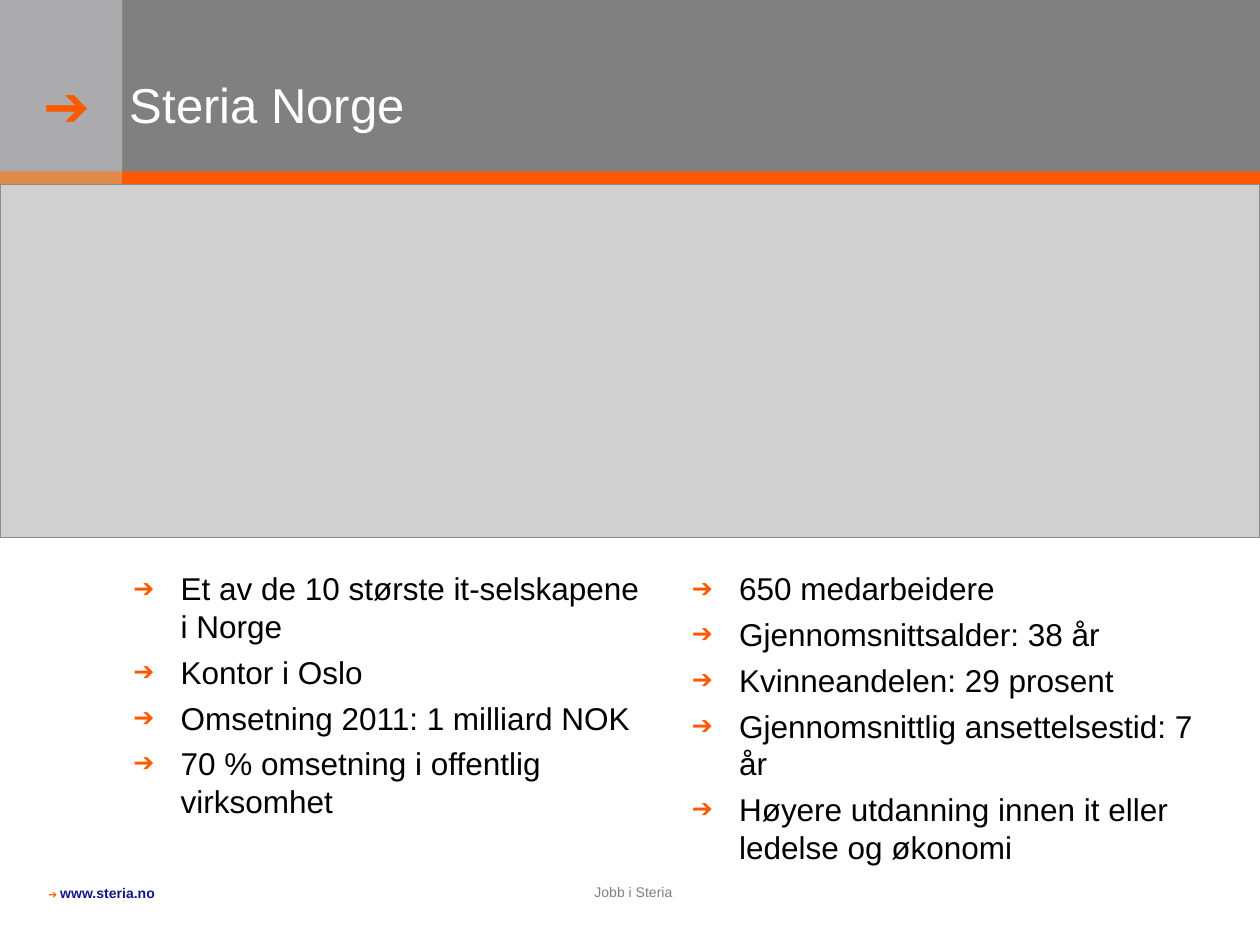
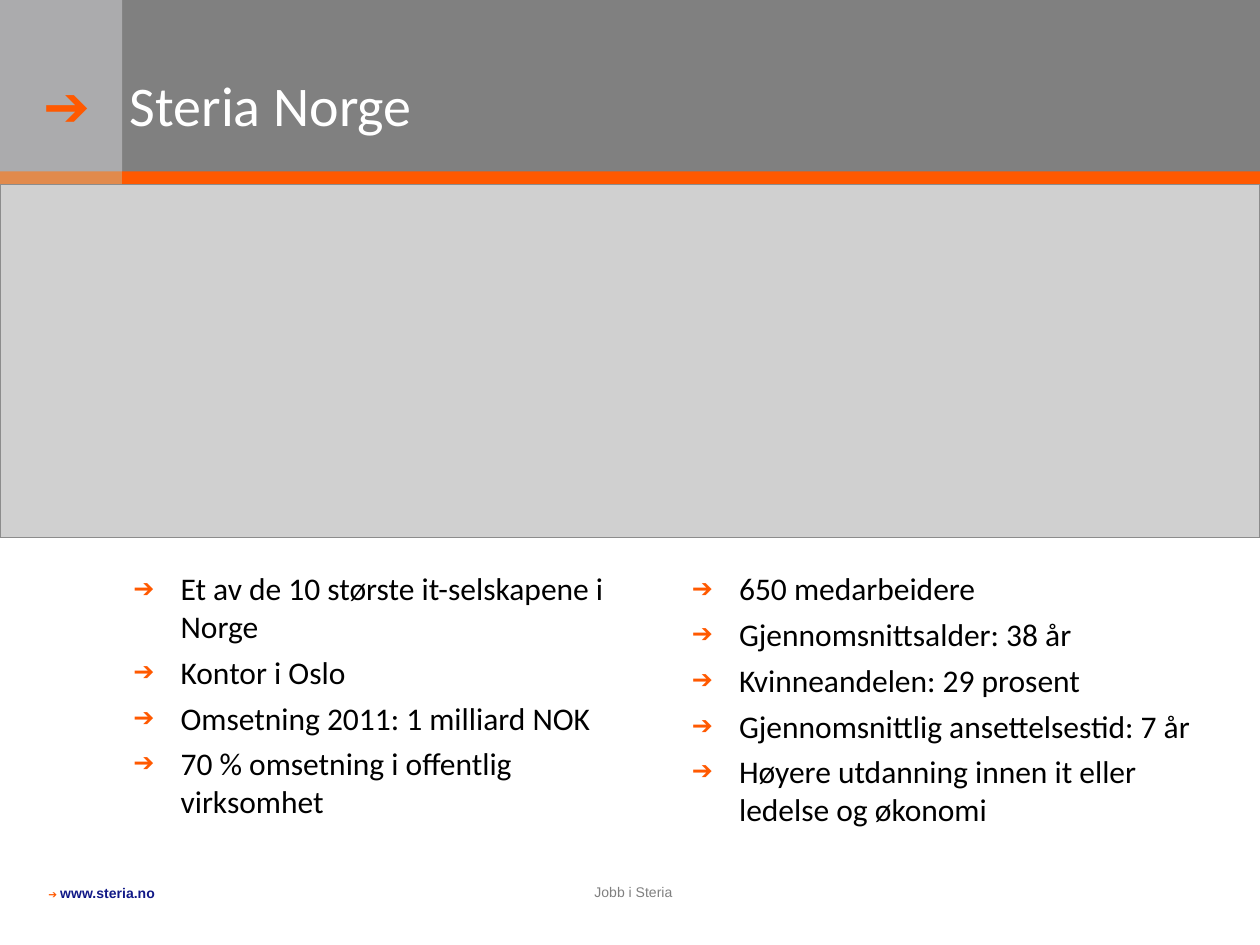
Before and after one commit to sopra-steria-norge/scala-workshop, a slide deck: slide 4 of docs/Scala kurs med Steria - NTNU.ppt. Drawn at 1260x945 pixels with LibreOffice and Linux fonts; fonts in the diff are those of the drawing; grey boxes stand for pictures; background and template pictures are left out. Boxes give left, top, right and bottom in pixels: in the first picture for what was removed or moved away, otherwise in the second. Text is boxed around its words. In the diff, an @@ line names an element or a change of style, - is before the commit and + after.

Commit message:
updated fonts and added a summary slide.

```diff
--- a/docs/Scala kurs med Steria - NTNU.ppt
+++ b/docs/Scala kurs med Steria - NTNU.ppt
@@ title "Steria Norge" at (x1=130, y1=87, x2=411, y2=136): size 28 to 32 pt, font Arial to Calibri @@
@@ text "Et av de 10 største ..." at (x1=181, y1=578, x2=603, y2=814): font Arial to Calibri @@
@@ text "650 medarbeidere" at (x1=739, y1=578, x2=1190, y2=827): font Arial to Calibri @@
```
Also in this commit, not shown: 11 other slides changed, 1 slide added.
